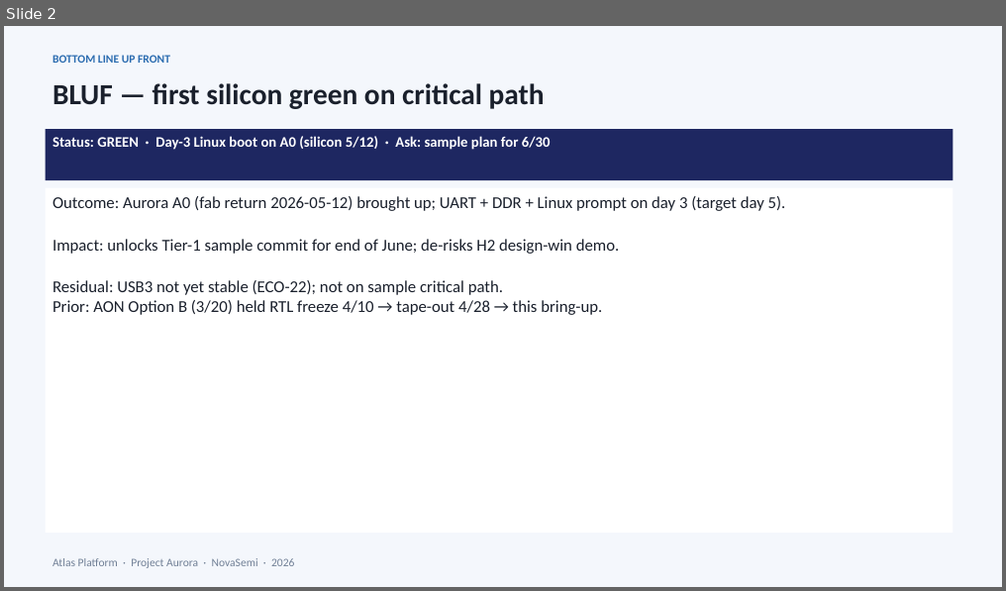
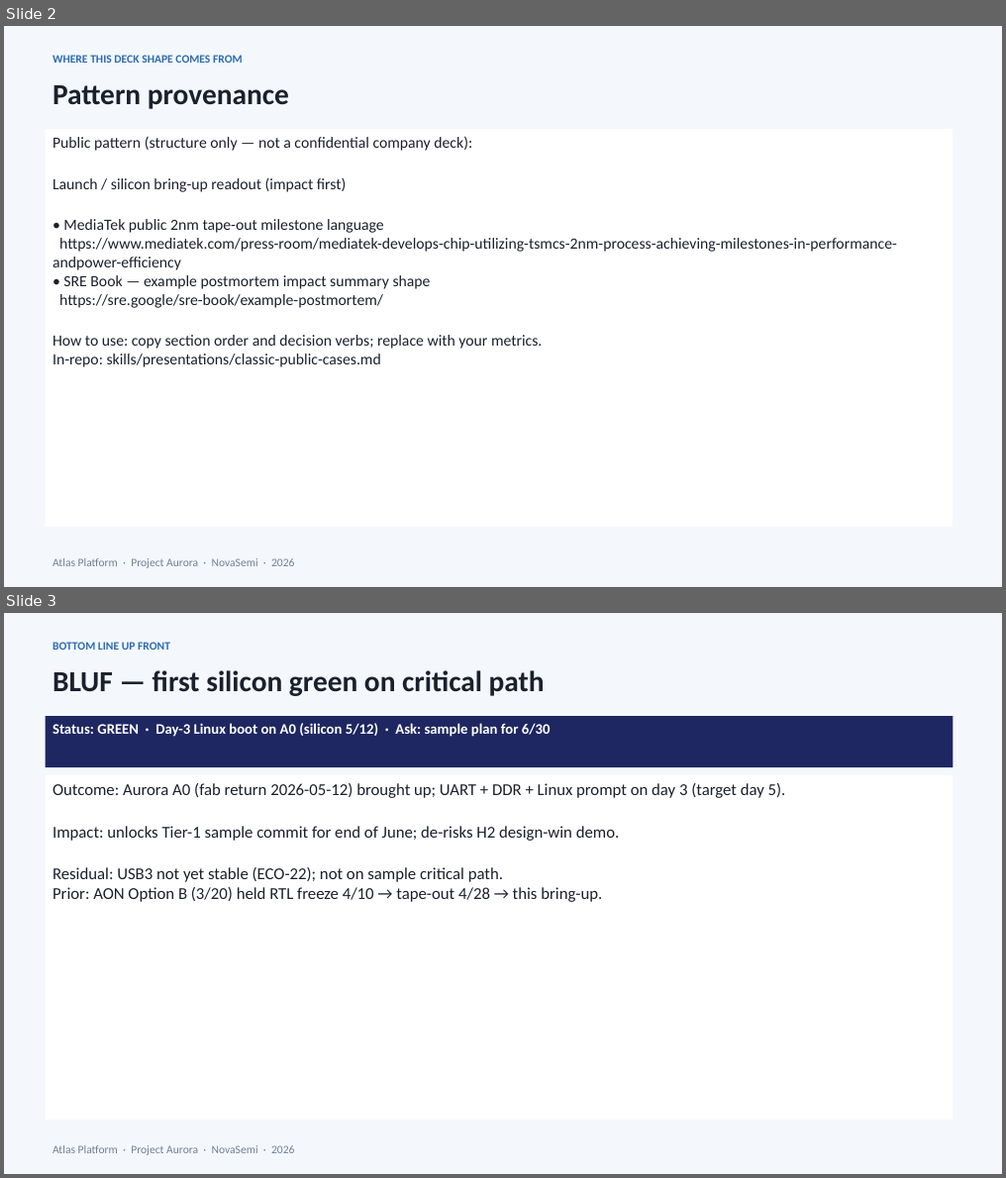
Before and after one commit to peter0749/MindsetMD, a slide deck: skills/presentations/assets/pptx/examples/02-results-demo.pptx. Shown one above the other, each under a label of ours: slide 2 before the commit, slides 2 and 3 after it. The pictures are 1006x591 and 1006x1178 pixels, drawn with LibreOffice and Linux fonts; fonts in the diff are those of the drawing. Boxes give left, top, right and bottom in pixels: in the first picture for what was removed or moved away, otherwise in the second. Text is boxed around its words. In the diff, an @@ line names an element or a change of style, - is before the commit and + after.

Commit message:
Add explicit public pattern provenance and fix broken asset links
Each template/example deck now has a Pattern provenance slide and cover
line; outline MDs cite sources. Fix assets/README paths to pptx/templates
and pptx/examples; add scripts/check_markdown_links.py (all 22 URLs 200).

```diff
--- a/skills/presentations/assets/pptx/examples/02-results-demo.pptx
+++ b/skills/presentations/assets/pptx/examples/02-results-demo.pptx
@@ slide 2 added at (4,26,1002,587), background #F4F7FC @@
@@ text added at (53,55,243,63), 11 pt, text #2B6CB0, bold @@
+WHERE THIS DECK SHAPE COMES FROM
@@ text added at (53,85,289,109), 28 pt, text #1A202C, bold @@
+Pattern provenance
@@ rectangle added at (46,129,953,527), fill #FFFFFF, 15 pt, text #1A202C @@
+Public pattern (structure only — not a confidential company deck):
+Launch / silicon bring-up readout (impact first)
+• MediaTek public 2nm tape-out milestone language
+https://www.mediatek.com/press-room/mediatek-develops-chip-utilizing-tsmcs-2nm-process-achieving-milestones-in-performance-andpower-efficiency
+• SRE Book — example postmortem impact summary shape
+https://sre.google/sre-book/example-postmortem/
+How to use: copy section order and decision verbs; replace with your metrics.
+In-repo: skills/presentations/classic-public-cases.md
@@ text added at (53,559,294,569), 11 pt, text #718096 @@
+Atlas Platform · Project Aurora · NovaSemi · 2026
@@ what was slide 2 is now slide 3 @@
```
Also in this commit, not shown: 1 slide changed, 35 other files.
